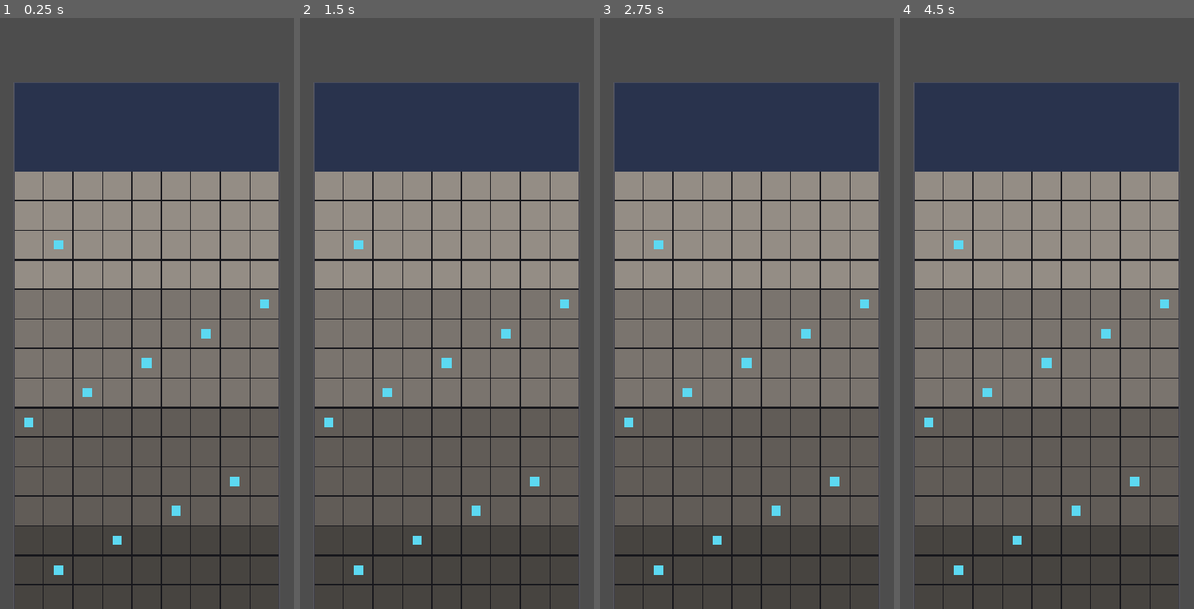
Above: before the commit, frames 1-4 (left to right).
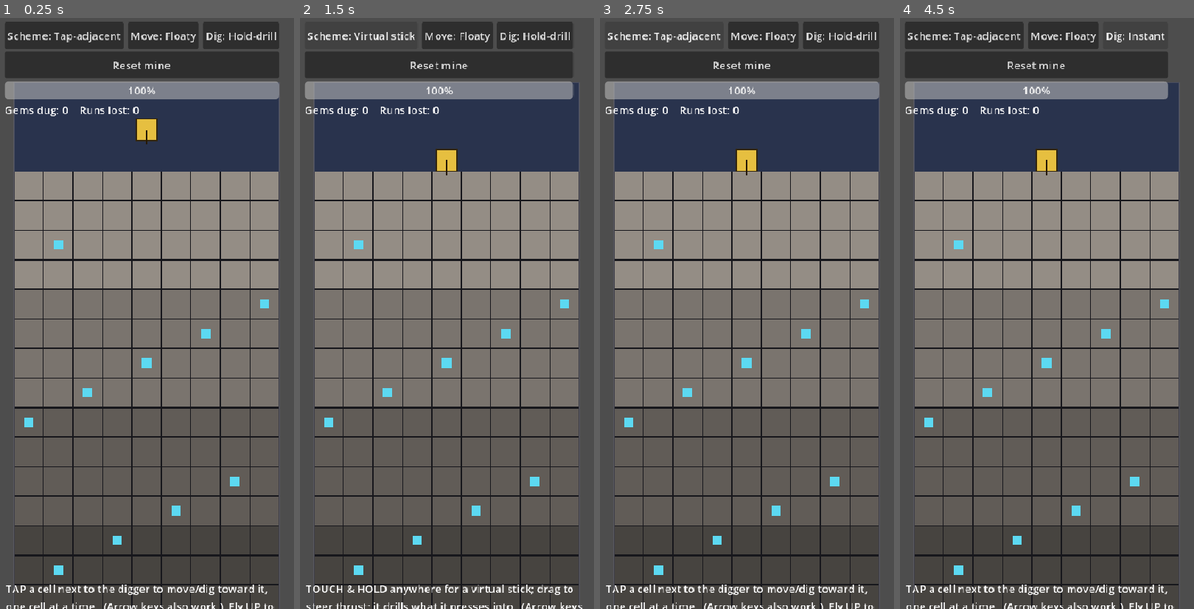
Above: after the commit, the same moments.

Repository: fiachramcv90/gem-mining-game
Game: Godot game, scene res://scenes/Main.tscn
Two runs of this game, one before a commit and one after it. Both use one fixed random seed, a clock stepped at 60 frames per second and the inputs below.
Inputs (mouse positions are in pixels of both pictures, inside the frame that each line leads up to):
- Up to frame 1 (0.25 s): no input
- Up to frame 2 (1.5 s): click (364, 35) at 0.5 s, where only the run after the commit has a clickable "Scheme: Tap-adjacent"; click (367, 35) at 1.25 s, where only the run after the commit has a clickable "Scheme: Drag-direction"
- Up to frame 3 (2.75 s): click (661, 35) at 2 s, where only the run after the commit has a clickable "Scheme: Virtual stick"
- Up to frame 4 (4.5 s): click (1064, 35) at 2.75 s, where only the run after the commit has a clickable "Move: Floaty"; click (1073, 35) at 3.5 s, where only the run after the commit has a clickable "Move: Grounded"; click (1141, 35) at 4.25 s, where only the run after the commit has a clickable "Dig: Hold-drill"

The runs differ from the first frame. In frame 1, 12% of the frame differs, in the area x 1-95%, y 0-100%; in frame 2, 11%; in frame 3, 11%; in frame 4, 11%.
Error before the commit: Parse Error: Cannot infer the type of "desired" variable because the value doesn't have a set type. (res://scripts/Player.gd:106)

Commit message:
Fix prototype build: type grid/main, cast touch events, install export templates
- GDScript parse errors: grid/main were untyped so grid.method() returned
  Variant and := could not infer; type them (add class_name PrototypeMain)
  and cast InputEventScreenTouch/Drag before reading .position.
- Web export failed with no export template found: setup-godot needs
  include-templates: true to fetch the single-threaded web templates.

Co-Authored-By: Claude Opus 4.8 <noreply@anthropic.com>
Claude-Session: https://claude.ai/code/session_01VPuQnKJkaeLRdt7UWZ7Eat

Diff:
--- a/prototype/scripts/Main.gd
+++ b/prototype/scripts/Main.gd
@@ -1,3 +1,4 @@
+class_name PrototypeMain
 extends Node2D
 ## Prototype orchestrator + HUD. Builds the grey-box mine, the digger, and an
 ## on-screen control panel so all three schemes / two movement modes / two dig
--- a/prototype/scripts/Player.gd
+++ b/prototype/scripts/Player.gd
@@ -42,8 +42,8 @@
 const DRAG_FULL := 90.0
 const DRAG_DEAD := 14.0
 
-var grid                                # DigGrid
-var main                                # Main (reads live settings)
+var grid: DigGrid                       # the grey-box mine
+var main: PrototypeMain                 # reads live settings each frame
 
 var velocity := Vector2.ZERO
 var fuel := FUEL_MAX
@@ -113,8 +113,9 @@
 func _unhandled_input(event: InputEvent) -> void:
 	# emulate_touch_from_mouse is on, so mouse arrives here as touch events too.
 	if event is InputEventScreenTouch:
-		var p := event.position
-		if event.pressed:
+		var touch := event as InputEventScreenTouch
+		var p := touch.position
+		if touch.pressed:
 			match main.scheme:
 				Scheme.STICK:
 					_stick_active = true
@@ -135,10 +136,11 @@
 			_stick_active = false
 			_drag_active = false
 	elif event is InputEventScreenDrag:
+		var drag := event as InputEventScreenDrag
 		if main.scheme == Scheme.STICK and _stick_active:
-			_stick_knob = event.position
+			_stick_knob = drag.position
 		elif main.scheme == Scheme.DRAG and _drag_active:
-			_drag_cur = event.position
+			_drag_cur = drag.position
 
 # ---------------------------------------------------------------------------
 # simulation
Not shown, changed: .github/workflows/deploy-prototype.yml
